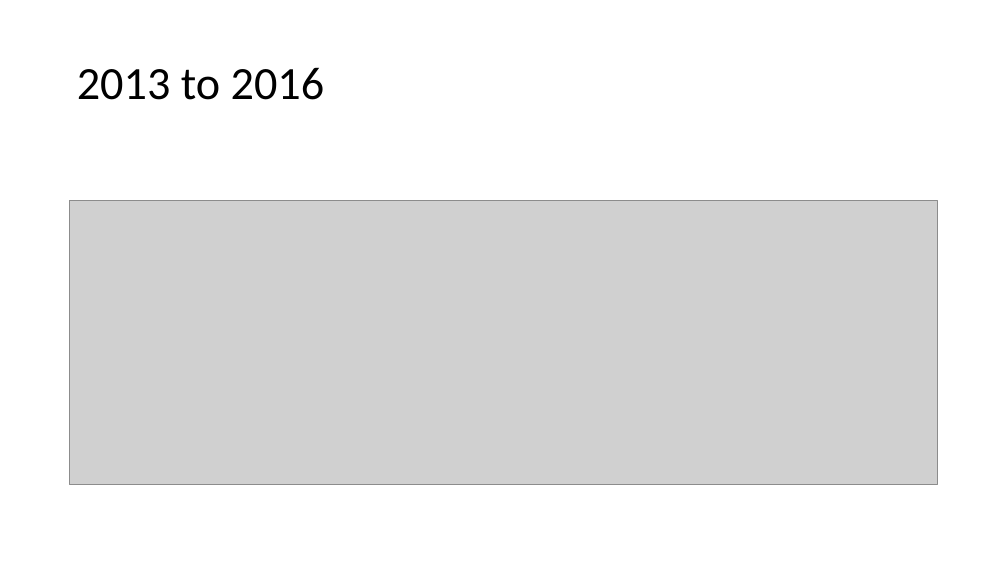
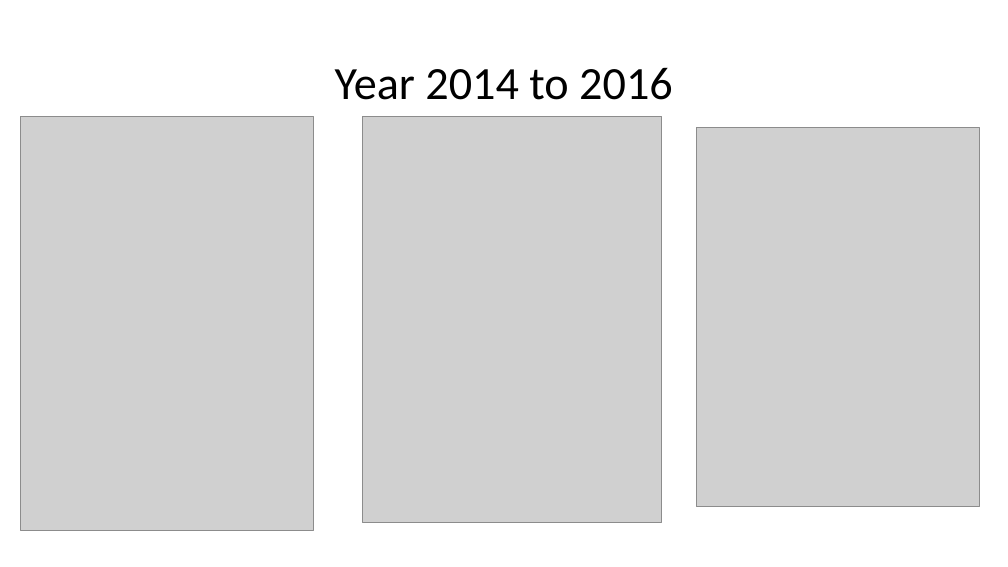
Before and after one commit to derrickhoe1988/Capstone-project, a slide deck: slide 7 of Capstone.pptx (slide 6 before the commit). Drawn at 1008x567 pixels with LibreOffice and Linux fonts; fonts in the diff are those of the drawing; grey boxes stand for pictures. Boxes give left, top, right and bottom in pixels: in the first picture for what was removed or moved away, otherwise in the second. Text is boxed around its words. In the diff, an @@ line names an element or a change of style, - is before the commit and + after.

```diff
--- a/Capstone.pptx
+++ b/Capstone.pptx
@@ title at (335, 67, 673, 100): text changed @@
-2013 to 2016
+Year 2014 to 2016
@@ picture added at (21, 116, 314, 531) @@
@@ picture added at (362, 116, 662, 523) @@
@@ picture added at (696, 128, 980, 507) @@
@@ picture removed at (70, 200, 938, 485) @@
```
Also in this commit, not shown: 1 other slide changed, 7 slides added, 1 slide removed, 4 other files.
